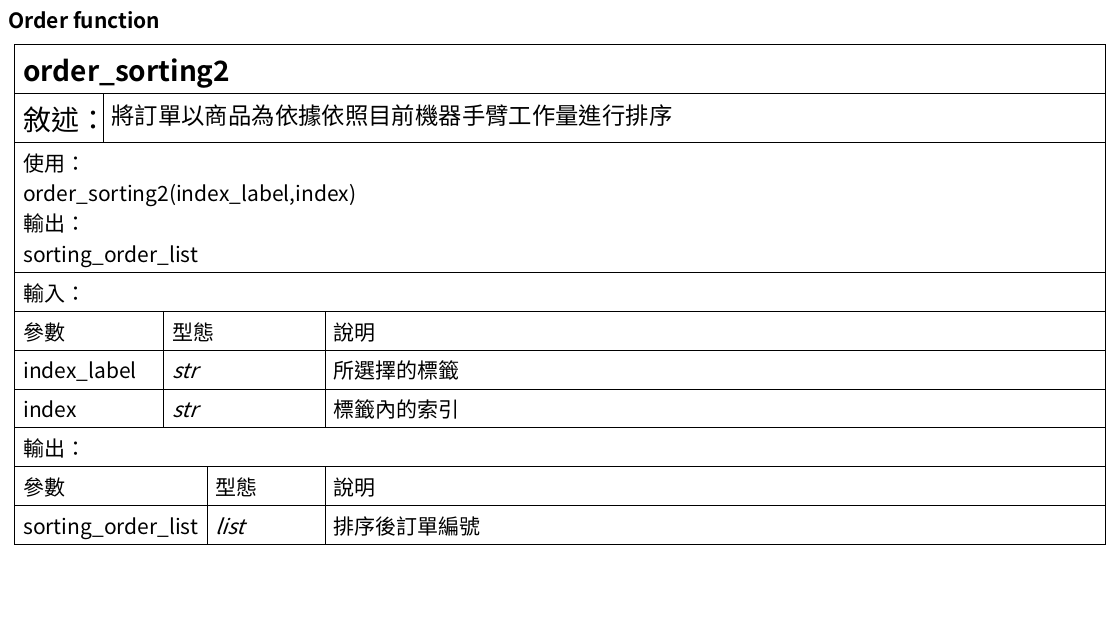
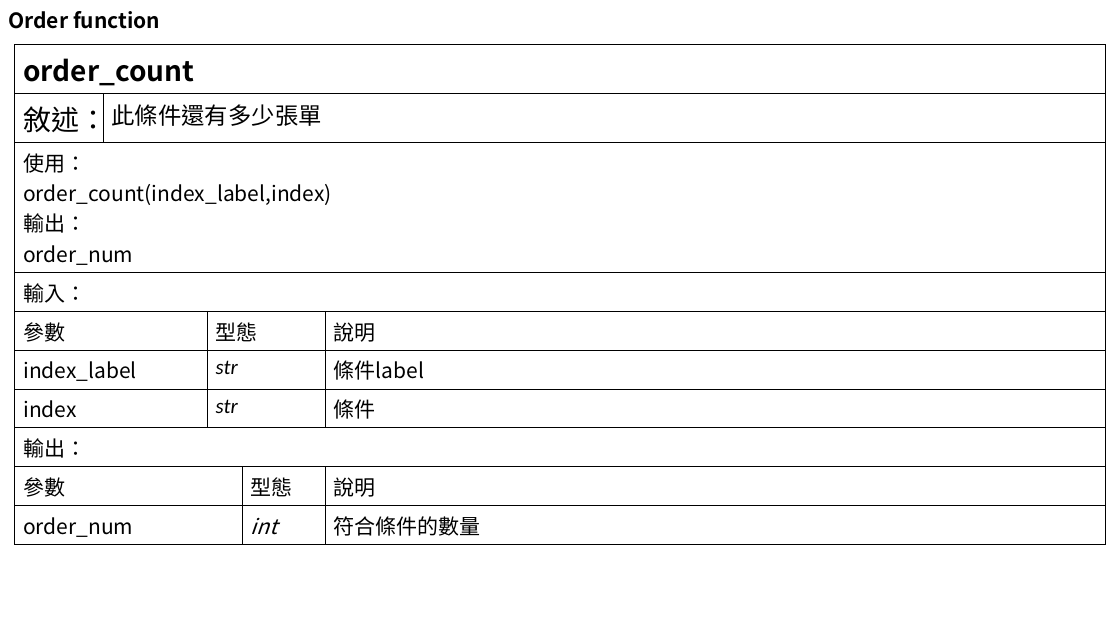
Before and after one commit to ethan1226/asrs_ofai, a slide deck: slide 17 of flowchart.pptx (slide 12 before the commit). Drawn at 1120x630 pixels with LibreOffice and Linux fonts; fonts in the diff are those of the drawing. Boxes give left, top, right and bottom in pixels: in the first picture for what was removed or moved away, otherwise in the second. Text is boxed around its words. In the diff, an @@ line names an element or a change of style, - is before the commit and + after.

```diff
--- a/flowchart.pptx
+++ b/flowchart.pptx
@@ table at [15, 45, 1106, 541] @@
-row 1, column 1: order_sorting2
+row 1, column 1: order_count
-row 2, column 2: 將訂單以商品為依據依照目前機器手臂工作量進行排序
+row 2, column 2: 此條件還有多少張單
-row 3, column 1: 使用： / order_sorting2(index_label,index) / 輸出： / sorting_order_list
+row 3, column 1: 使用： / order_count(index_label,index) / 輸出： / order_num
-row 6, column 5: 所選擇的標籤
+row 6, column 5: 條件label
-row 7, column 5: 標籤內的索引
+row 7, column 5: 條件
-row 10: sorting_order_list |  |  | list | 排序後訂單編號
+row 10: order_num |  |  | int | 符合條件的數量
@@ font Noto Sans CJK TC to Calibri in "str", "str" @@
```
Also in this commit, not shown: 10 other slides changed, 16 slides added, 4 slides removed.
